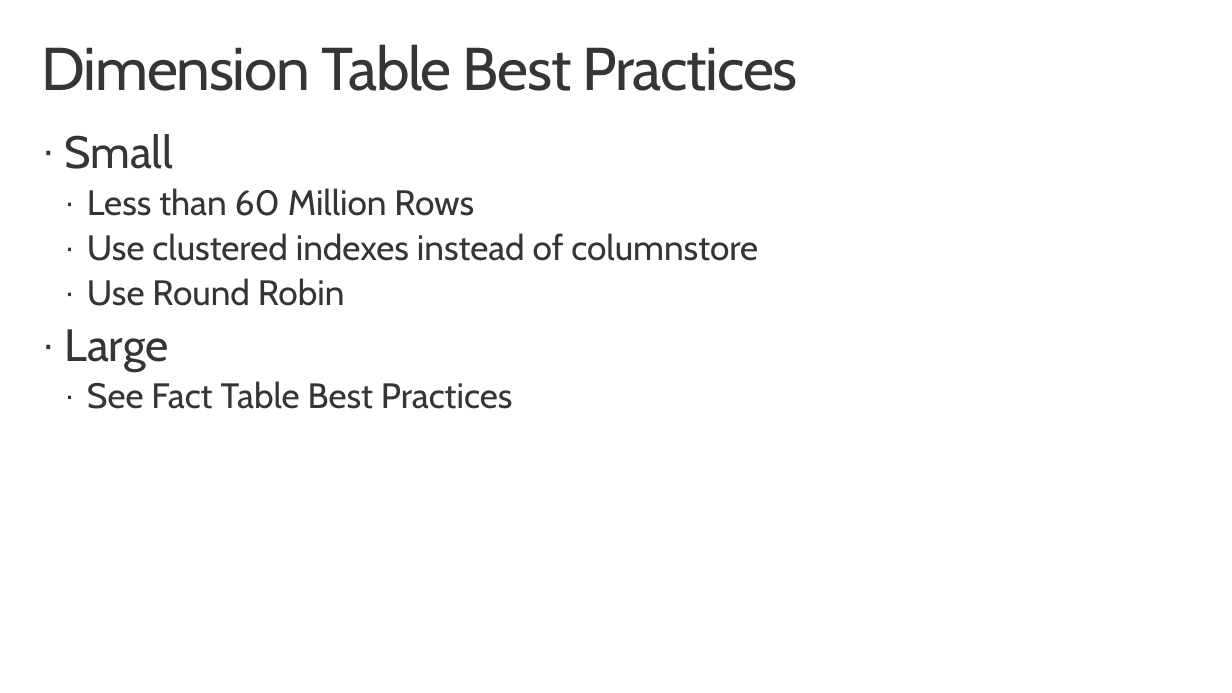
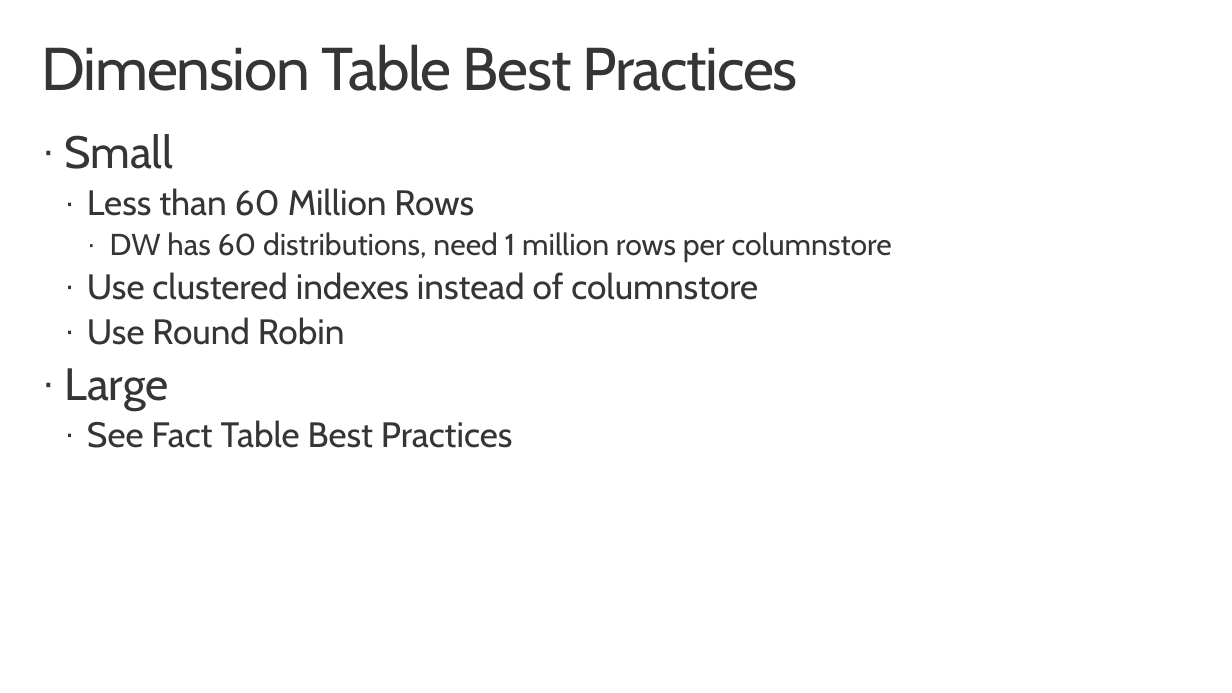
Before and after one commit to shawnweisfeld/20170304_AzureDW, a slide deck: slide 37 of Intro to Azure SQL Data Warehouse.pptx (slide 32 before the commit). Drawn at 1232x693 pixels with LibreOffice and Linux fonts; fonts in the diff are those of the drawing; background and template pictures are left out. Boxes give left, top, right and bottom in pixels: in the first picture for what was removed or moved away, otherwise in the second. Text is boxed around its words. In the diff, an @@ line names an element or a change of style, - is before the commit and + after.

```diff
--- a/Intro to Azure SQL Data Warehouse.pptx
+++ b/Intro to Azure SQL Data Warehouse.pptx
@@ text at <box>110,232,892,262</box>: paragraph added @@
+    · DW has 60 distributions, need 1 million rows per columnstore
```
Also in this commit, not shown: 1 other slide changed, 4 slides added.
